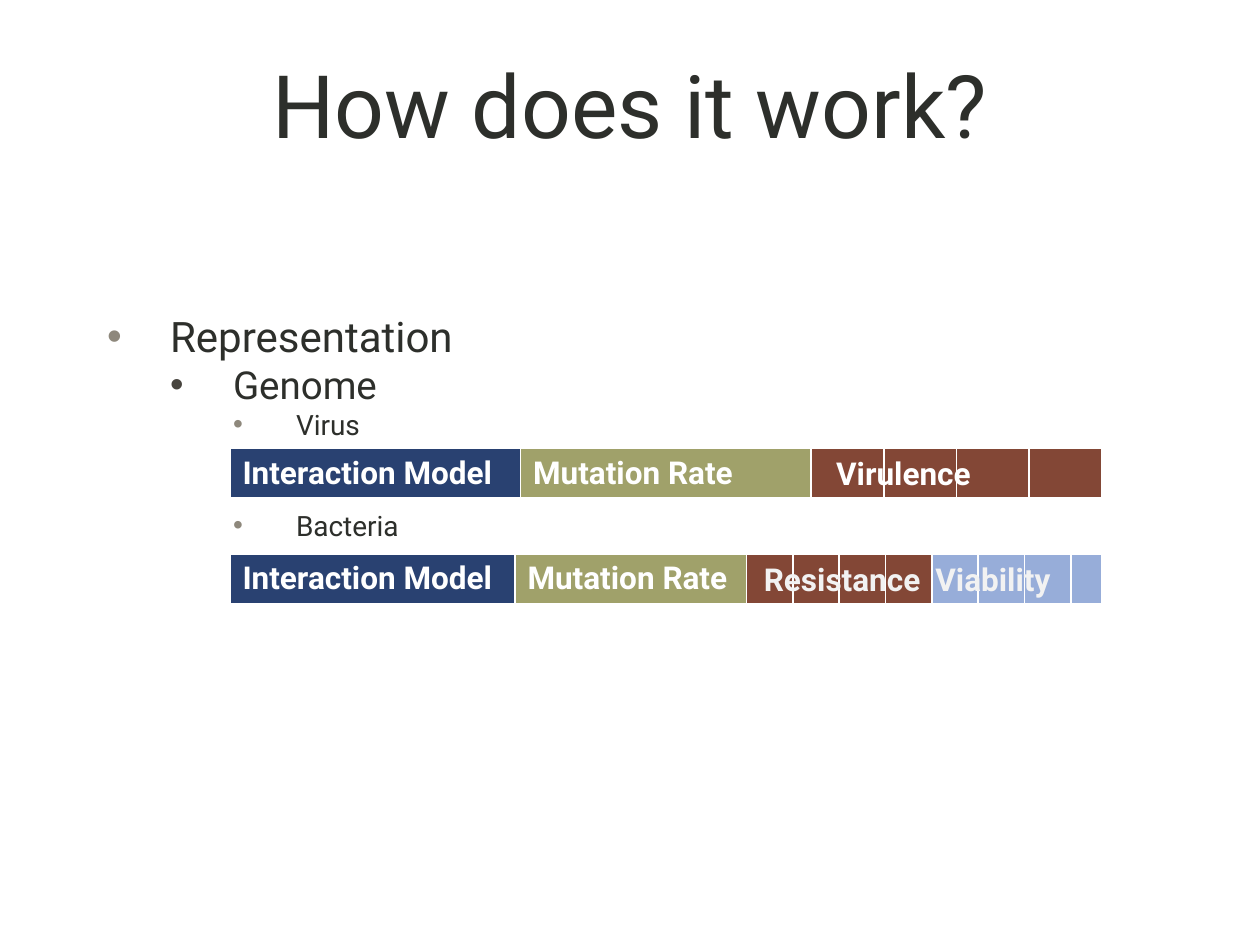
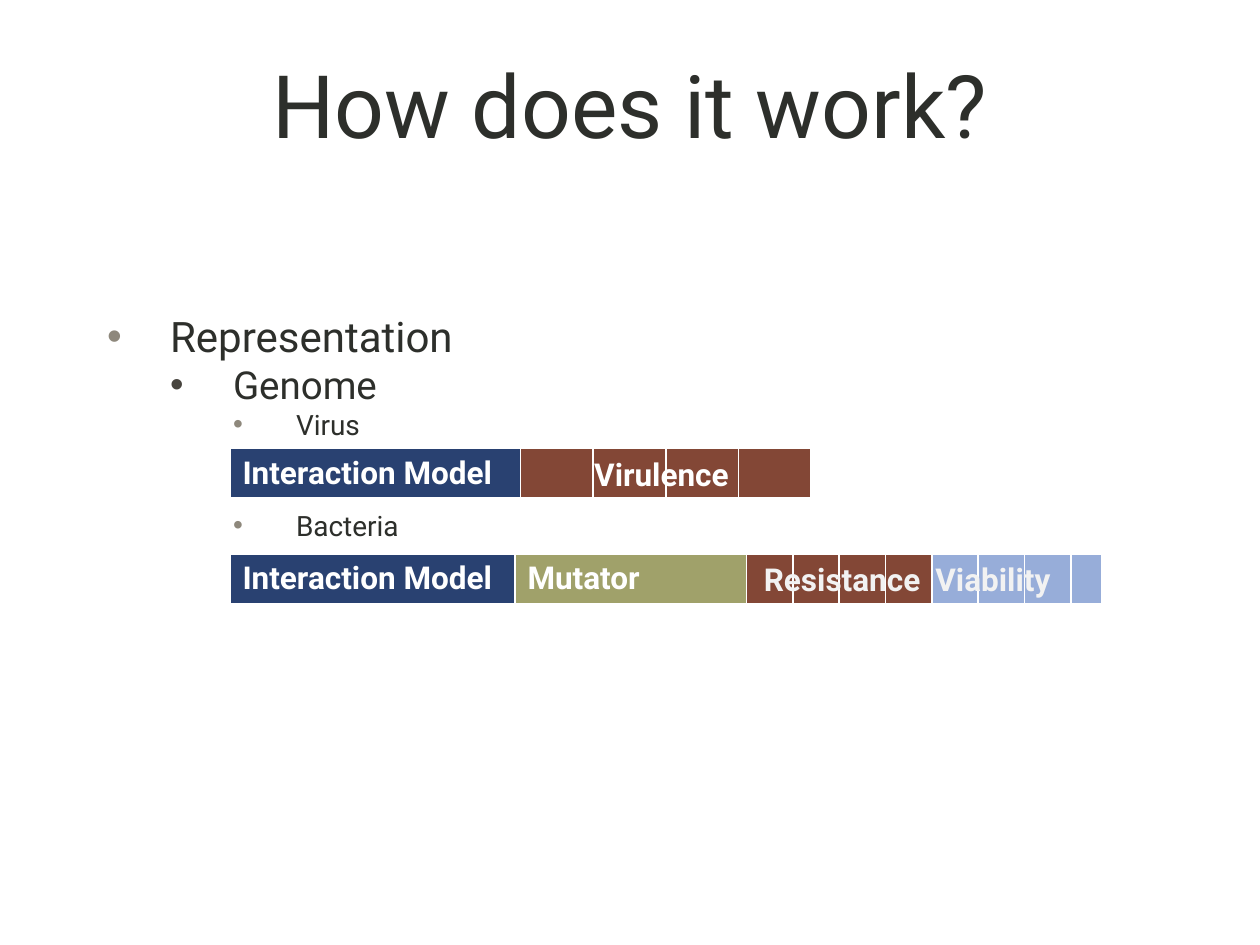
Before and after one commit to shankl/EvoComp_FinalProject, a slide deck: slide 10 of presentation.pptx. Drawn at 1260x945 pixels with LibreOffice and Linux fonts; fonts in the diff are those of the drawing; background and template pictures are left out. Boxes give left, top, right and bottom in pixels: in the first picture for what was removed or moved away, otherwise in the second. Text is boxed around its words. In the diff, an @@ line names an element or a change of style, - is before the commit and + after.

```diff
--- a/presentation.pptx
+++ b/presentation.pptx
@@ table at box(229, 449, 813, 500) @@
-column 2: Mutation Rate
@@ table: place and size @@
-table at box(229, 449, 1104, 500)
+table at box(229, 449, 813, 500)
@@ text "Virulence": place and size @@
-text "Virulence" at box(836, 457, 970, 493)
+text "Virulence" at box(594, 457, 728, 493)
@@ table at box(229, 554, 1104, 606) @@
-row 1, column 2: Mutation Rate
+row 1, column 2: Mutator
```
Also in this commit, not shown: 6 other files.
